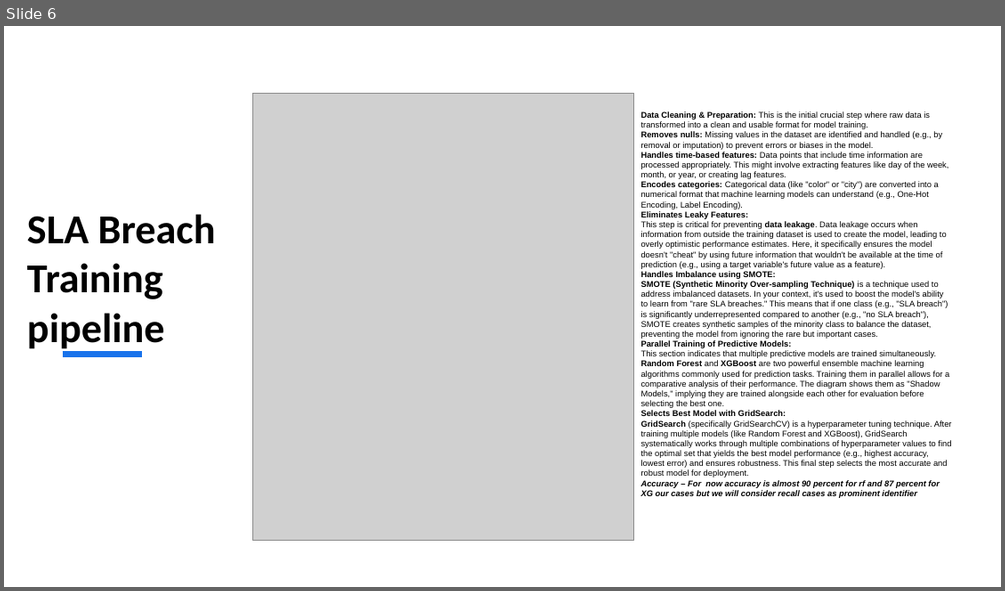
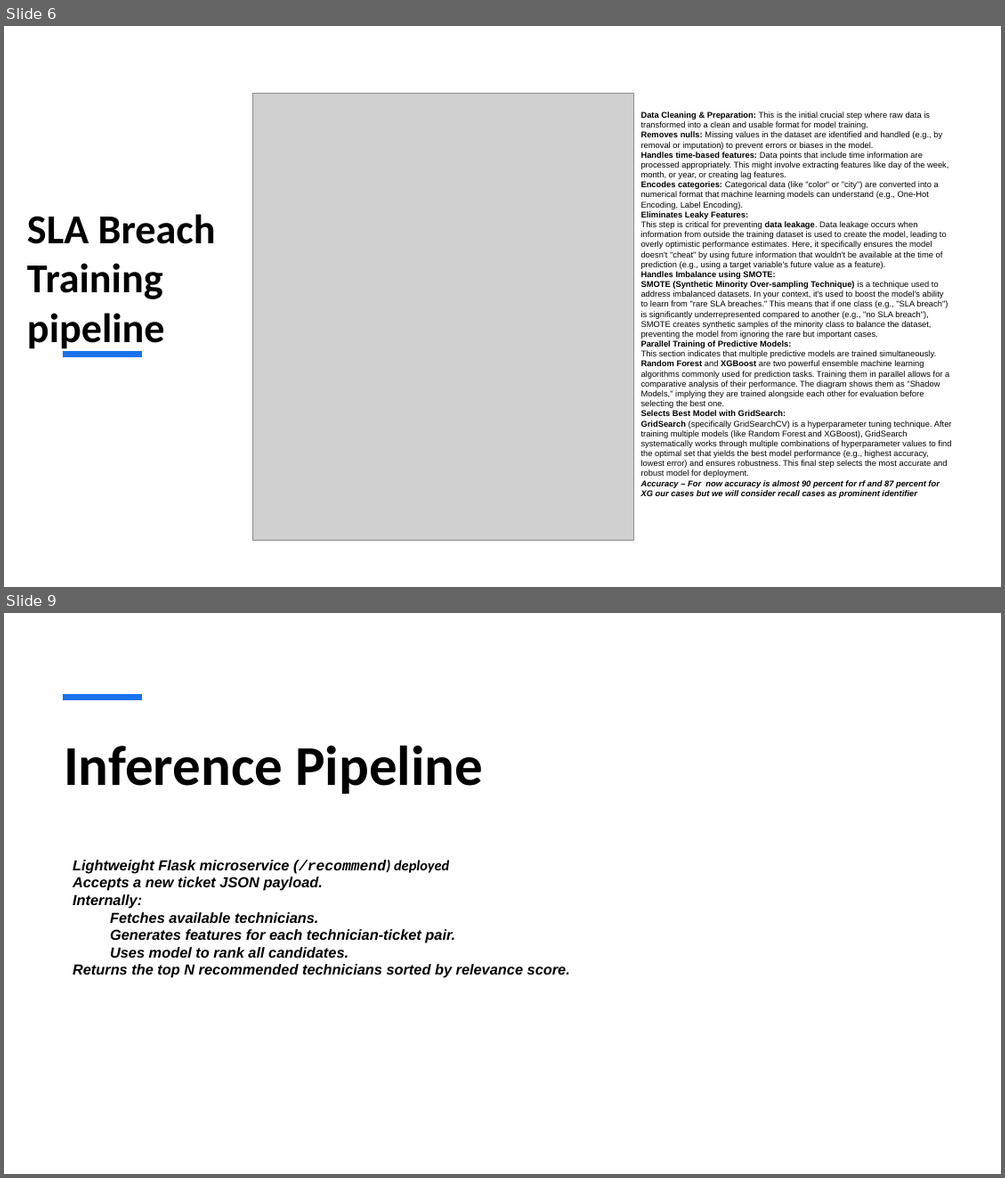
Before and after one commit to abhinavkaushikl/ITSM_SLA_Optimizations, a slide deck: ITSM Predictive SLA Breach.pptx. Shown one above the other, each under a label of ours: slide 6 before the commit, slides 6 and 9 after it; the slides between them are not shown. The pictures are 1005x591 and 1005x1178 pixels, drawn with LibreOffice and Linux fonts; fonts in the diff are those of the drawing; grey boxes stand for pictures. Boxes give left, top, right and bottom in pixels: in the first picture for what was removed or moved away, otherwise in the second. Text is boxed around its words. In the diff, an @@ line names an element or a change of style, - is before the commit and + after.

Commit message:
Recommender

```diff
--- a/ITSM Predictive SLA Breach.pptx
+++ b/ITSM Predictive SLA Breach.pptx
@@ slide 9 added at (4, 613, 1001, 1174), background #FFFFFF @@
@@ line added from (63, 698) to (142, 698), #1973EB 6 pt @@
@@ title added at (64, 745, 483, 794), 54 pt, text #000000, bold @@
+Inference Pipeline
@@ text added at (73, 860, 570, 978), 14 pt, text #000000, bold, italic @@
+Lightweight Flask microservice (/recommend) deployed
+Accepts a new ticket JSON payload.
+Internally:
+  Fetches available technicians.
+  Generates features for each technician-ticket pair.
+  Uses model to rank all candidates.
+Returns the top N recommended technicians sorted by relevance score.
```
Also in this commit, not shown: 1 slide changed, 2 other slides added, 2 slides removed, 5 other files.
